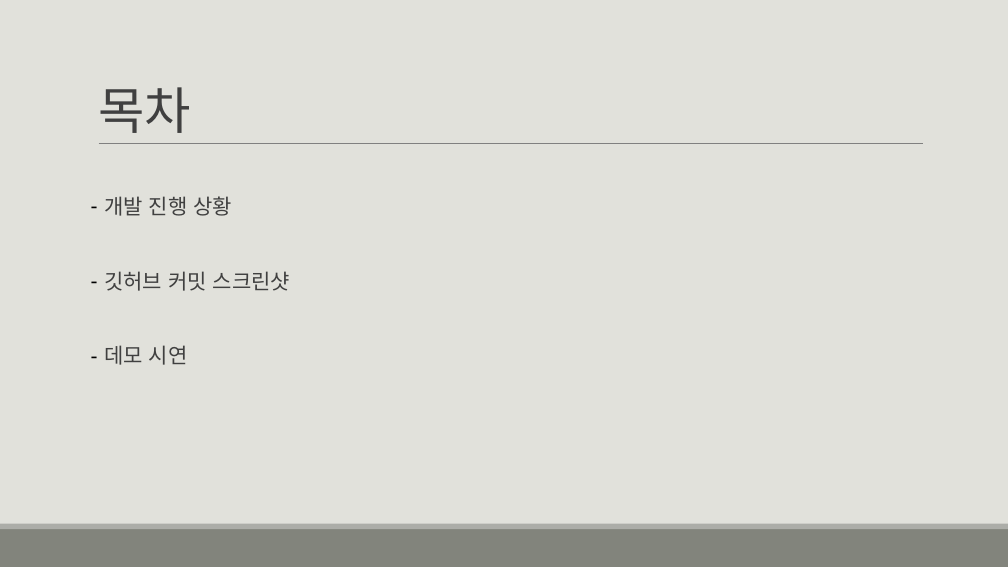
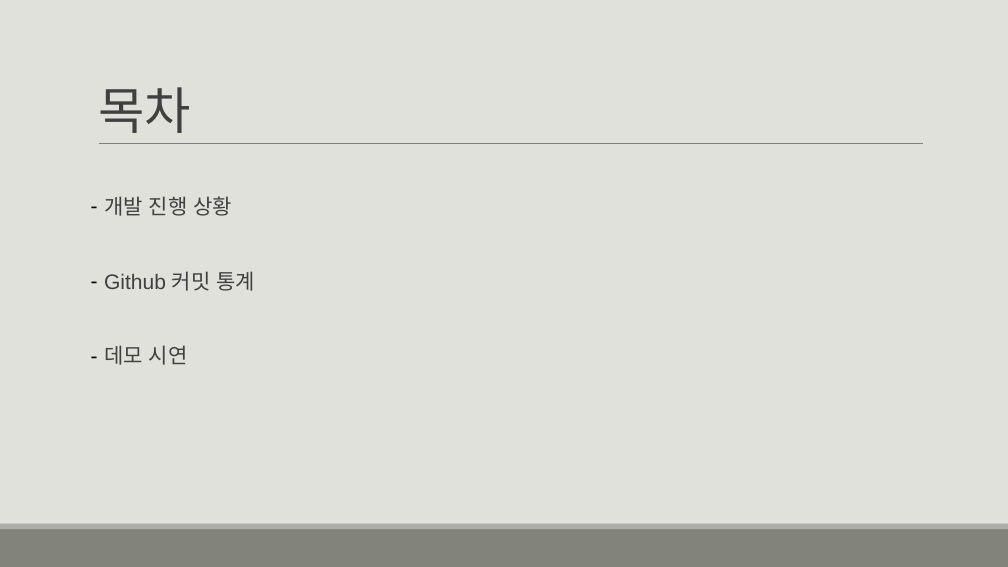
Before and after one commit to paul156156/2DGP_Project, a slide deck: slide 2 of 발표 자료/2DGP 중간 발표.pptx. Drawn at 1008x567 pixels with LibreOffice and Linux fonts; fonts in the diff are those of the drawing. Boxes give left, top, right and bottom in pixels: in the first picture for what was removed or moved away, otherwise in the second. Text is boxed around its words. In the diff, an @@ line names an element or a change of style, - is before the commit and + after.

```diff
--- a/발표 자료/2DGP 중간 발표.pptx
+++ b/발표 자료/2DGP 중간 발표.pptx
@@ text at [104,196,232,365]: font Calibri to Arial in "개발 진행 상황", "데모 시연" @@
@@ text at [104,271,256,291]: text changed; font Calibri to Arial @@
-– 깃허브 커밋 스크린샷
+– Github 커밋 통계
```
Also in this commit, not shown: 2 other slides changed, 1 slide added, 1 slide removed, 4 other files.
